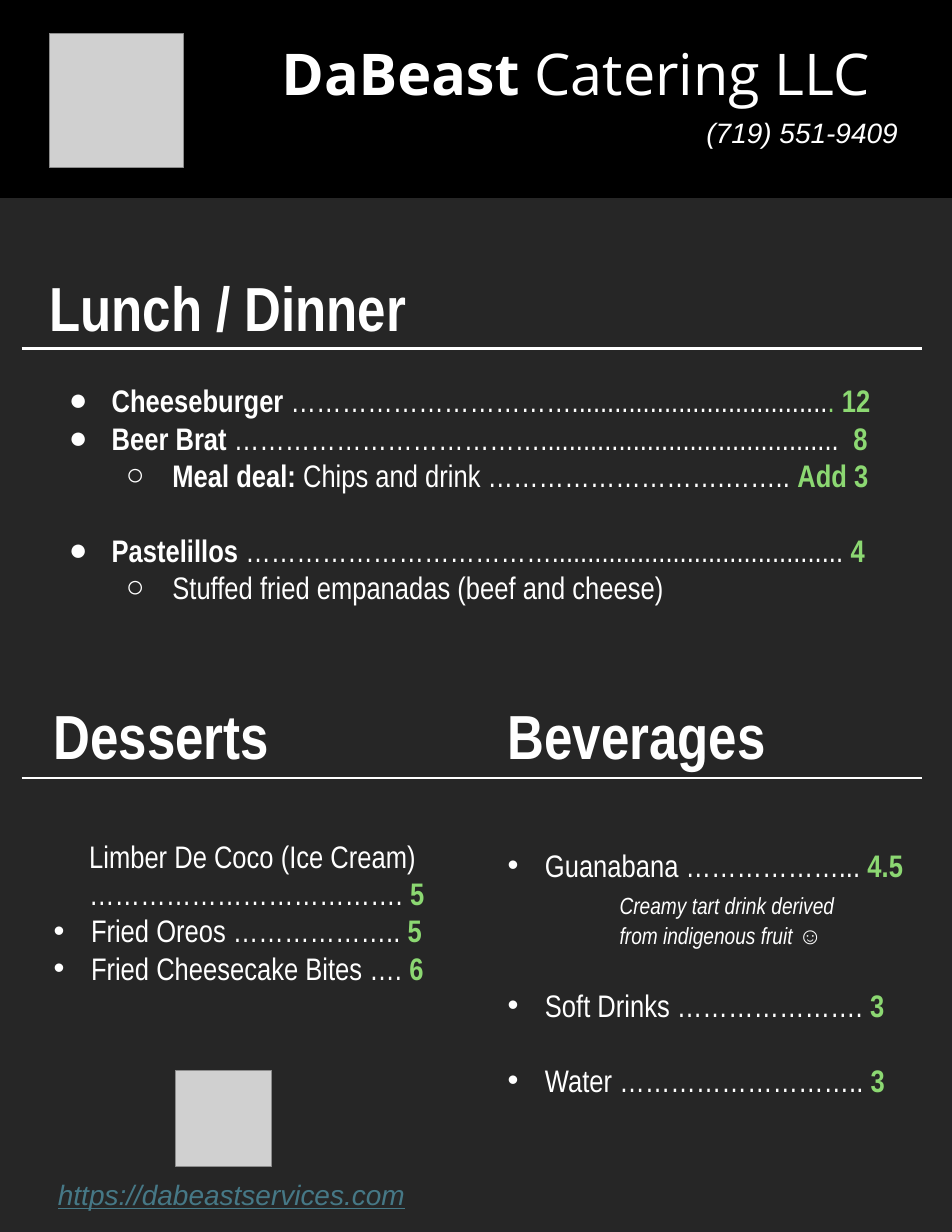
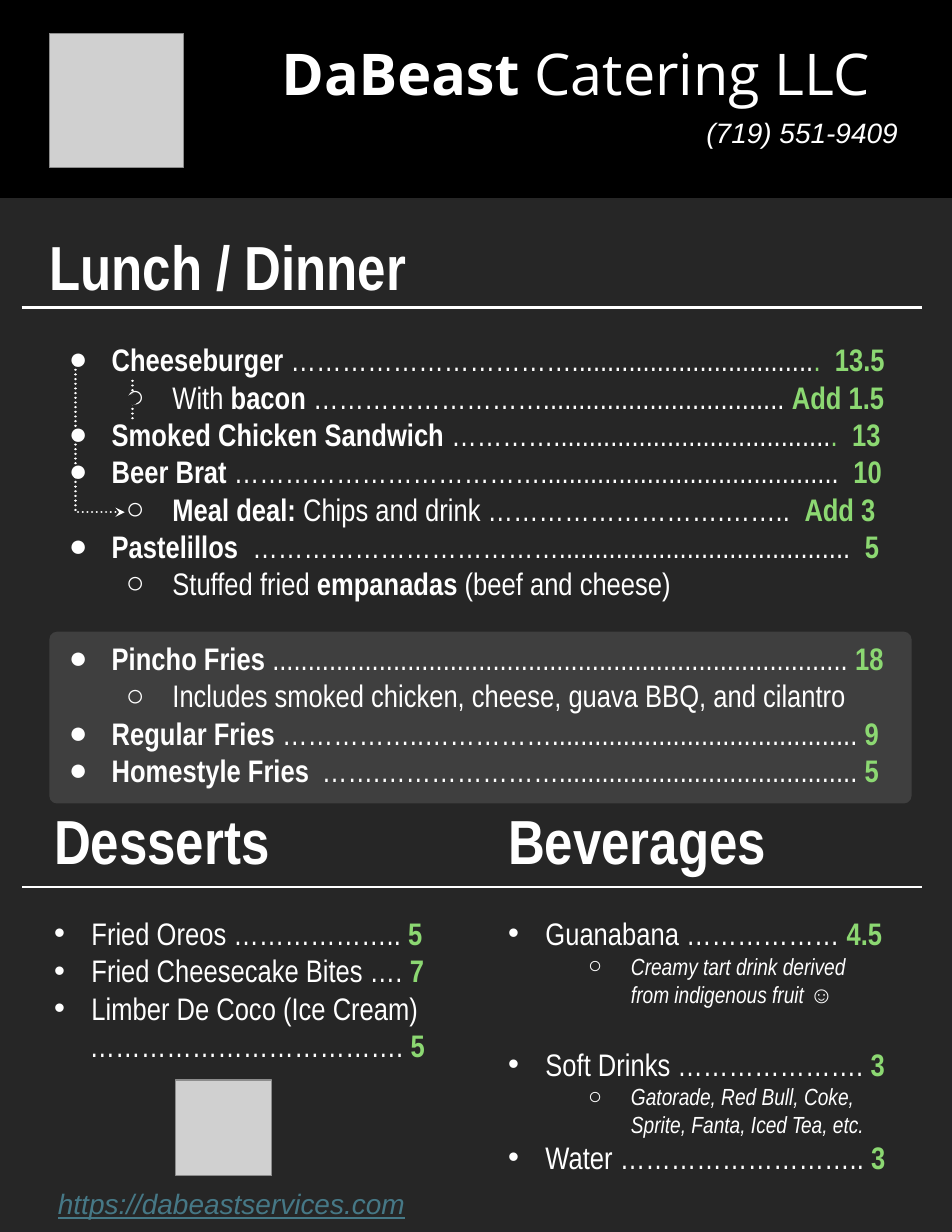
Before and after one commit to dabeastservices/dabeastservices.github.io, a slide deck: slide 1 of misc/Menu Letter 8.5 by 11 on 12-12-24/2_Letter_DaBeast Services Menu.pptx. Drawn at 952x1232 pixels with LibreOffice and Linux fonts; fonts in the diff are those of the drawing; grey boxes stand for pictures. Boxes give left, top, right and bottom in pixels: in the first picture for what was removed or moved away, otherwise in the second. Text is boxed around its words. In the diff, an @@ line names an element or a change of style, - is before the commit and + after.

```diff
--- a/misc/Menu Letter 8.5 by 11 on 12-12-24/2_Letter_DaBeast Services Menu.pptx
+++ b/misc/Menu Letter 8.5 by 11 on 12-12-24/2_Letter_DaBeast Services Menu.pptx
@@ text "Lunch / Dinner": place and size @@
-text "Lunch / Dinner" at (50,286,870,605)
+text "Lunch / Dinner" at (50,245,885,788)
@@ line moved from (21, 348) - (922, 348) to (21, 307) - (922, 307) @@
@@ text at (112,348,885,484): text changed @@
-● Cheeseburger ……………………………..................................... 12
-● Beer Brat ……………………………….......................................... 8
+● Cheeseburger ……………………………................................... 13.5
+  ○ With bacon ……………………….................................. Add 1.5
+● Smoked Chicken Sandwich …………........................................ 13
+● Beer Brat ……………………………….......................................... 10
@@ elbow arrow added from (75, 365) to (124, 512), #FFFFFF 1.5 pt dashed @@
@@ line added from (132, 418) to (132, 377), #FFFFFF 1.5 pt dashed @@
@@ ellipse added at (127,394,138,405), fill #262626 @@
@@ text at (112,535,879,559): text changed @@
-● Pastelillos ………………………………......................................... 4
+● Pastelillos ………………………………......................................... 5
@@ text at (172,572,671,601): bold on in "empanadas" @@
@@ rounded rectangle added at (49,632,912,803), fill #3F3F3F @@
@@ text at (112,647,883,788): paragraphs added @@
+● Pincho Fries ................................................................................. 18
+  ○ Includes smoked chicken, cheese, guava BBQ, and cilantro
+● Regular Fries ……………..……………........................................... 9
+● Homestyle Fries …….………………….......................................... 5
@@ text "Desserts": place and size @@
-text "Desserts" at (54,716,424,981)
+text "Desserts" at (54,821,425,1058)
@@ text "Beverages": place and size @@
-text "Beverages" at (508,716,902,1093)
+text "Beverages" at (508,821,885,1170)
@@ line moved from (21, 778) - (922, 778) to (22, 887) - (923, 887) @@
@@ text at (91,922,424,983): paragraphs added @@
+• Fried Oreos ……………….. 5
+• Fried Cheesecake Bites …. 7
@@ text at (91,919,423,981): paragraphs removed @@
-• Fried Oreos ……………….. 5
-• Fried Cheesecake Bites …. 6
@@ text at (545,922,882,946): text changed @@
-• Guanabana ………………... 4.5
+• Guanabana ……………… 4.5
@@ text at (631,958,846,1008): bullet none to ○; list level 1 to 2 in "Creamy tart drink derived from ..." @@
@@ text at (91,997,418,1026): bullet none to • @@
@@ picture: place and size @@
-picture at (176,1071,272,1167)
+picture at (176,1080,272,1176)
@@ text at (631,1088,864,1138): paragraph added @@
+  ○ Gatorade, Red Bull, Coke,
+    Sprite, Fanta, Iced Tea, etc.
@@ text "https://dabeastservices.com": place and size @@
-text "https://dabeastservices.com" at (58,1185,405,1210)
+text "https://dabeastservices.com" at (58,1194,405,1219)
```
Also in this commit, not shown: 21 other files.
